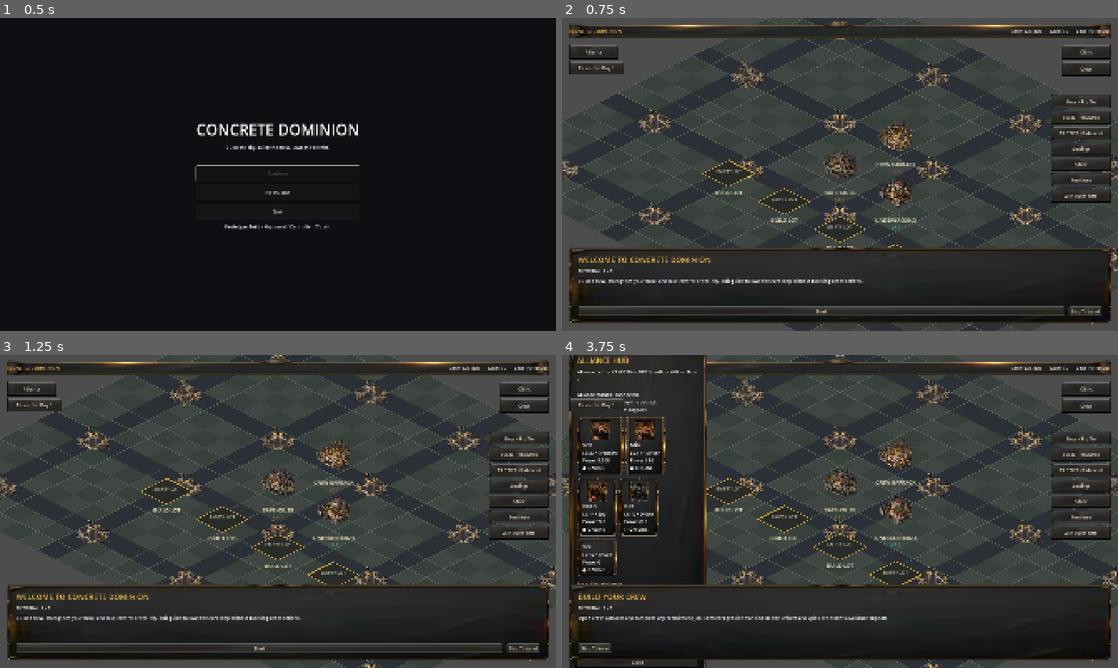
Above: before the commit, frames 1-4 (two rows, left to right).
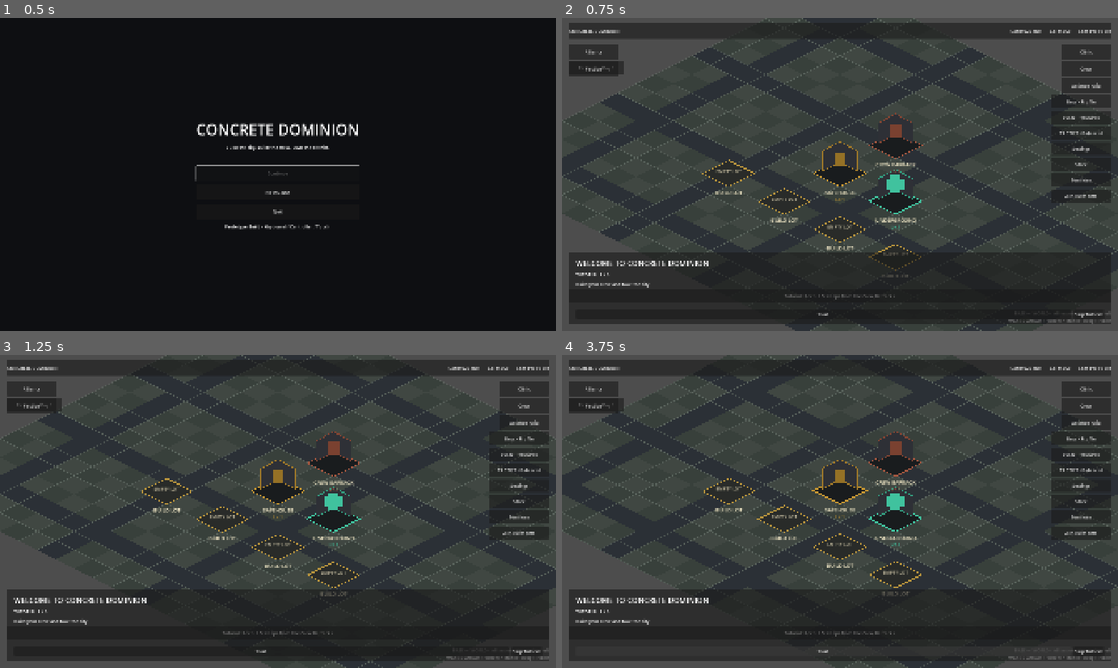
Above: after the commit, the same moments.

Repository: betasio/ConcreteDominion
Game: Godot game, scene res://scenes/core/Boot.tscn
Two runs of this game, one before a commit and one after it. Both use one fixed random seed, a clock stepped at 60 frames per second and the inputs below.
Inputs (mouse positions are in pixels of both pictures, inside the frame that each line leads up to):
- Up to frame 1 (0.5 s): no input
- Up to frame 2 (0.75 s): click "New Game" at 0.5 s
- Up to frame 3 (1.25 s): no input
- Up to frame 4 (3.75 s): click "Start" at 1.25 s; click (823, 652) at 2 s, where only the run after the commit has a clickable "Start"; click "Alliance" at 2.75 s; click (639, 649) at 3.5 s, where only the run before the commit has a clickable "Post: Ready for the next hit."

Frame 1 is identical in both runs. In frame 2, 11% of the frame differs, in the area x 0-100%, y 0-98%; in frame 3, 11%; in frame 4, 26%, in the area x 0-100%, y 0-100%.
Error after the commit: Attempt to call function 'setup' in base 'null instance' on a null instance. (res://scripts/core/Main.gd:78)

Commit message:
Wire Rival Families and player Faction systems into Main

Diff:
--- a/scenes/core/Main.tscn
+++ b/scenes/core/Main.tscn
@@ -41,13 +41,15 @@
 [ext_resource type="PackedScene" path="res://scenes/ui/WorldControlUI.tscn" id="39_world_control_ui"]
 [ext_resource type="Script" path="res://scripts/buildings/ResourceProductionManager.gd" id="40_resource_production"]
 [ext_resource type="Script" path="res://scripts/content/LocalizedText.gd" id="41_localized"]
-[ext_resource type="Script" path="res://scripts/world/FactionRules.gd" id="42_factions"]
+[ext_resource type="Script" path="res://scripts/world/RivalFamilyRules.gd" id="42_families"]
 [ext_resource type="Script" path="res://scripts/progression/AchievementManager.gd" id="43_achievements"]
 [ext_resource type="PackedScene" path="res://scenes/ui/AchievementUI.tscn" id="44_achievement_ui"]
 [ext_resource type="Script" path="res://scripts/content/PresentationCatalog.gd" id="45_presentation"]
 [ext_resource type="Script" path="res://scripts/tutorial/TutorialManager.gd" id="46_tutorial"]
 [ext_resource type="PackedScene" path="res://scenes/ui/TutorialUI.tscn" id="47_tutorial_ui"]
 [ext_resource type="Script" path="res://scripts/ui/UIArtStyler.gd" id="48_ui_art"]
+[ext_resource type="Script" path="res://scripts/faction/FactionManager.gd" id="49_faction_manager"]
+[ext_resource type="PackedScene" path="res://scenes/ui/FactionUI.tscn" id="50_faction_ui"]
 
 [node name="Main" type="Node"]
 script = ExtResource("1_main")
@@ -58,8 +60,8 @@
 [node name="PresentationCatalog" type="Node" parent="."]
 script = ExtResource("45_presentation")
 
-[node name="FactionRules" type="Node" parent="."]
-script = ExtResource("42_factions")
+[node name="RivalFamilyRules" type="Node" parent="."]
+script = ExtResource("42_families")
 
 [node name="GameBalance" type="Node" parent="."]
 script = ExtResource("27_balance")
@@ -96,6 +98,9 @@
 
 [node name="AllianceSocial" type="Node" parent="."]
 script = ExtResource("14_social")
+
+[node name="FactionManager" type="Node" parent="."]
+script = ExtResource("49_faction_manager")
 
 [node name="TroopRoster" type="Node" parent="."]
 script = ExtResource("7_roster")
@@ -164,6 +169,8 @@
 
 [node name="ProfileUI" parent="." instance=ExtResource("22_profile_ui")]
 
+[node name="FactionUI" parent="." instance=ExtResource("50_faction_ui")]
+
 [node name="EventUI" parent="." instance=ExtResource("24_event_ui")]
 
 [node name="CombatStrategyUI" parent="." instance=ExtResource("26_tactics_ui")]
Not shown: 1 places in scenes/core/Main.tscn that only renumber resources
